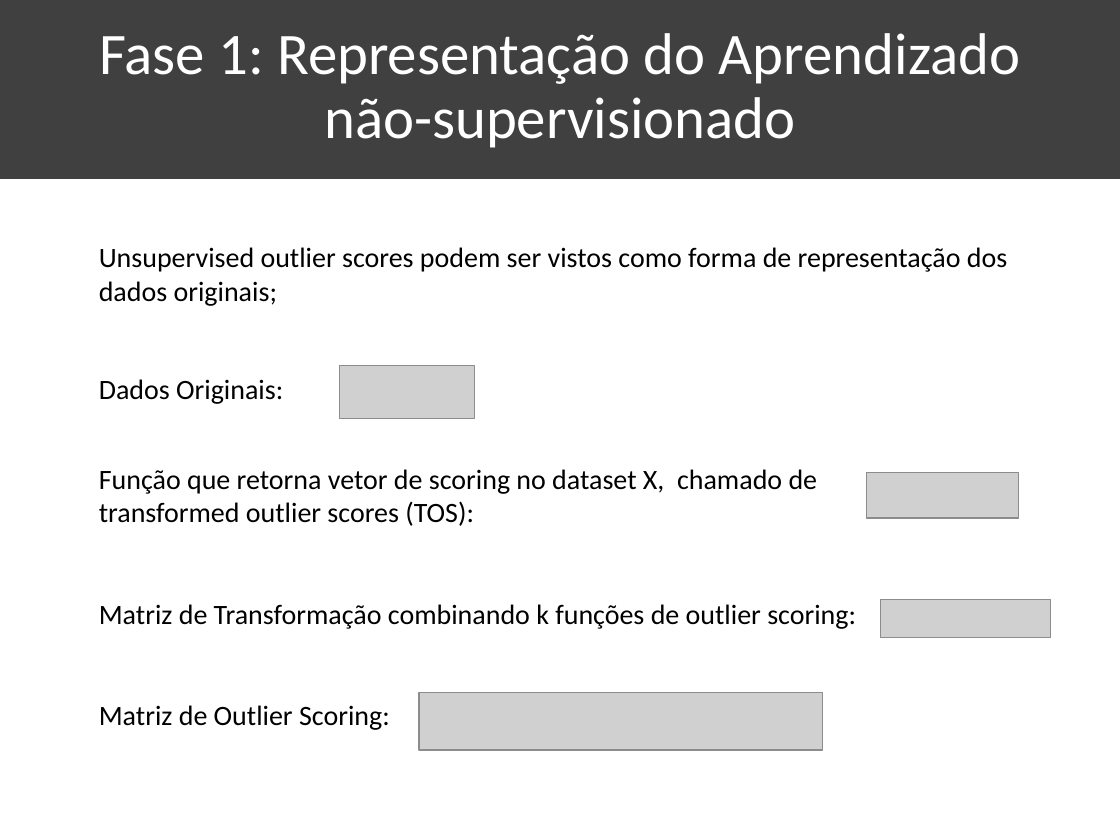
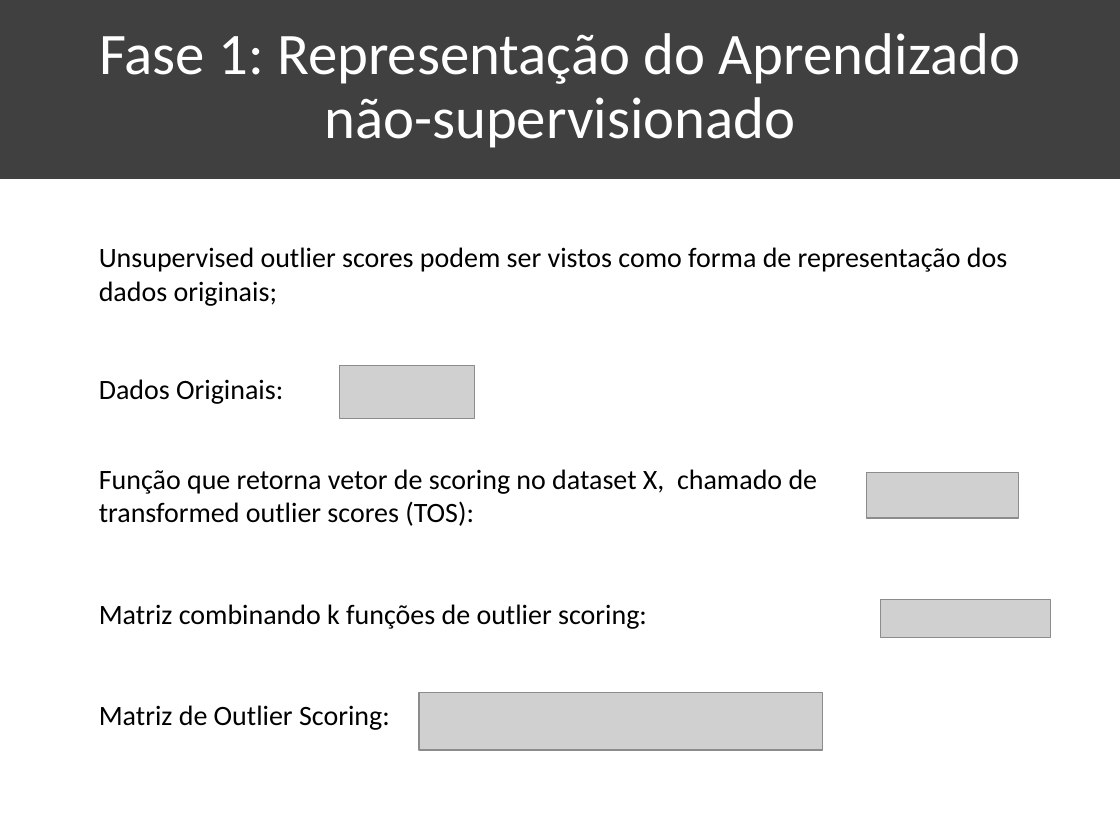
Before and after one commit to KaioAlex/DigitalSecurity, a slide deck: slide 7 of XGBOD-Seminar/XGBOD-Seminar.pptx. Drawn at 1120x840 pixels with LibreOffice and Linux fonts; fonts in the diff are those of the drawing; grey boxes stand for pictures. Boxes give left, top, right and bottom in pixels: in the first picture for what was removed or moved away, otherwise in the second. Text is boxed around its words. In the diff, an @@ line names an element or a change of style, - is before the commit and + after.

```diff
--- a/XGBOD-Seminar/XGBOD-Seminar.pptx
+++ b/XGBOD-Seminar/XGBOD-Seminar.pptx
@@ text at (x1=99, y1=604, x2=647, y2=629): text changed @@
-Matriz de Transformação combinando k funções de outlier scoring:
+Matriz combinando k funções de outlier scoring:
```
Also in this commit, not shown: 1 other slide changed, 1 slide added, 2 other files.
